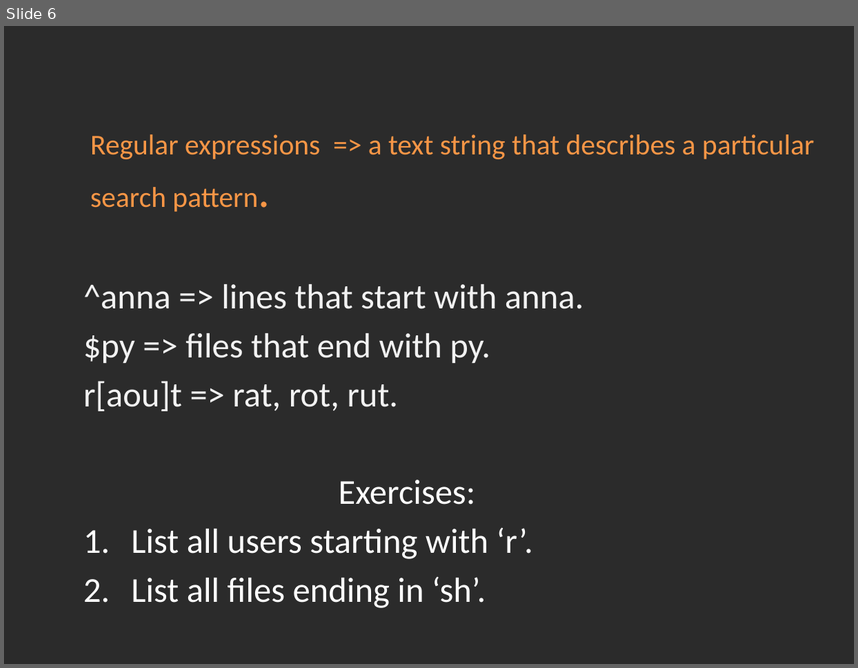
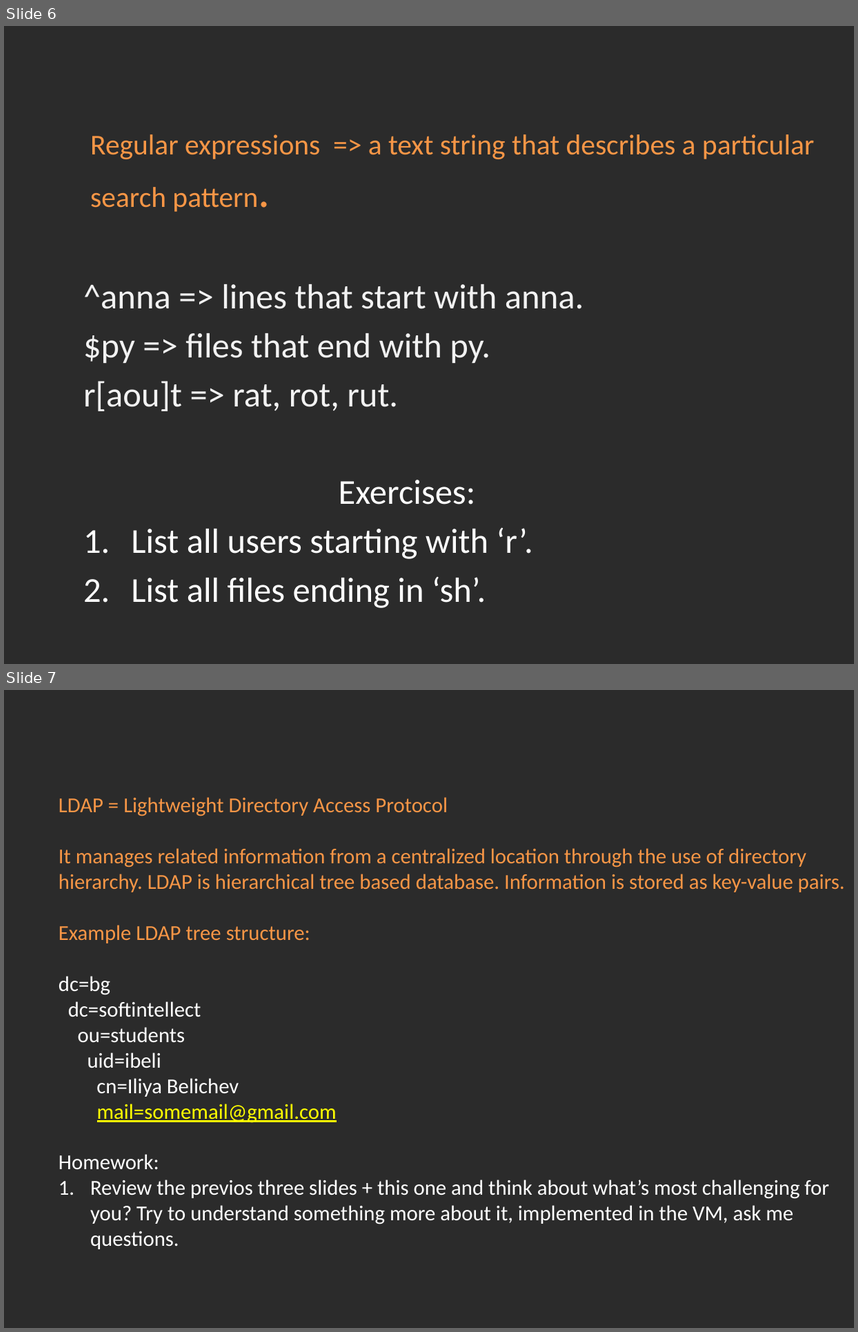
Before and after one commit to Academy-Soft-Intellect/Linux-Course, a slide deck: 4. UsersAndUsersGroups/04-UsersAndUsersGroups.pptx. Shown one above the other, each under a label of ours: slide 6 before the commit, slides 6 and 7 after it. The pictures are 858x668 and 858x1332 pixels, drawn with LibreOffice and Linux fonts; fonts in the diff are those of the drawing; background and template pictures are left out; a plain dark background stands for a picture behind light text. Boxes give left, top, right and bottom in pixels: in the first picture for what was removed or moved away, otherwise in the second. Text is boxed around its words. In the diff, an @@ line names an element or a change of style, - is before the commit and + after.

```diff
--- a/4. UsersAndUsersGroups/04-UsersAndUsersGroups.pptx
+++ b/4. UsersAndUsersGroups/04-UsersAndUsersGroups.pptx
@@ slide 7 added at bbox=[4, 690, 854, 1328], background picture (left out) @@
@@ text added at bbox=[59, 797, 845, 1249], 18 pt, text #F79646 @@
+LDAP = Lightweight Directory Access Protocol
+It manages related information from a centralized location through the use of directory hierarchy. LDAP is hierarchical tree based database. Information is stored as key-value pairs.
+Example LDAP tree structure:
+dc=bg
+dc=softintellect
+ou=students
+uid=ibeli
+cn=Iliya Belichev
+mail=somemail@gmail.com
+Homework:
+1. Review the previos three slides + this one and think about what’s most challenging for you? Try to understand something more about it, implemented in the VM, ask me questions.
```
Also in this commit, not shown: 2 slides changed, 1 slide removed, 4 other files.
